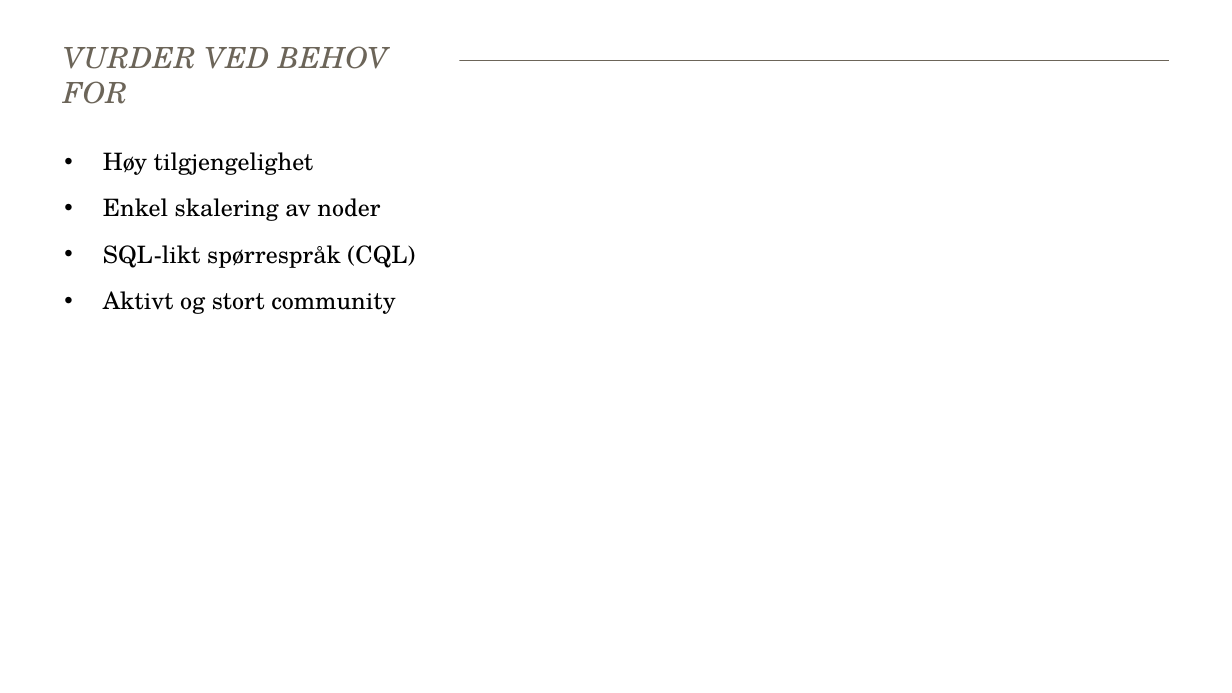
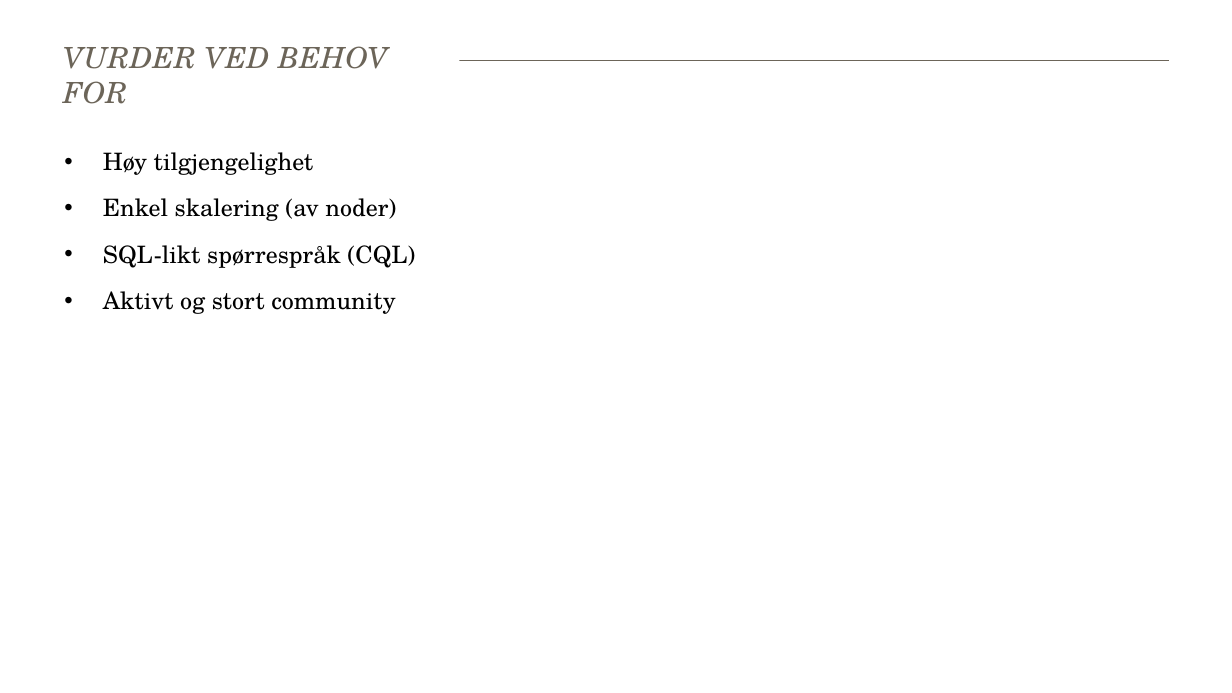
Before and after one commit to baakind/cassandra-workshop, a slide deck: slide 7 of intro.pptx. Drawn at 1232x693 pixels with LibreOffice and Linux fonts; fonts in the diff are those of the drawing. Boxes give left, top, right and bottom in pixels: in the first picture for what was removed or moved away, otherwise in the second. Text is boxed around its words. In the diff, an @@ line names an element or a change of style, - is before the commit and + after.

```diff
--- a/intro.pptx
+++ b/intro.pptx
@@ text at (103, 198, 396, 221): text changed @@
-• Enkel skalering av noder
+• Enkel skalering (av noder)
```
Also in this commit, not shown: 1 other file.
